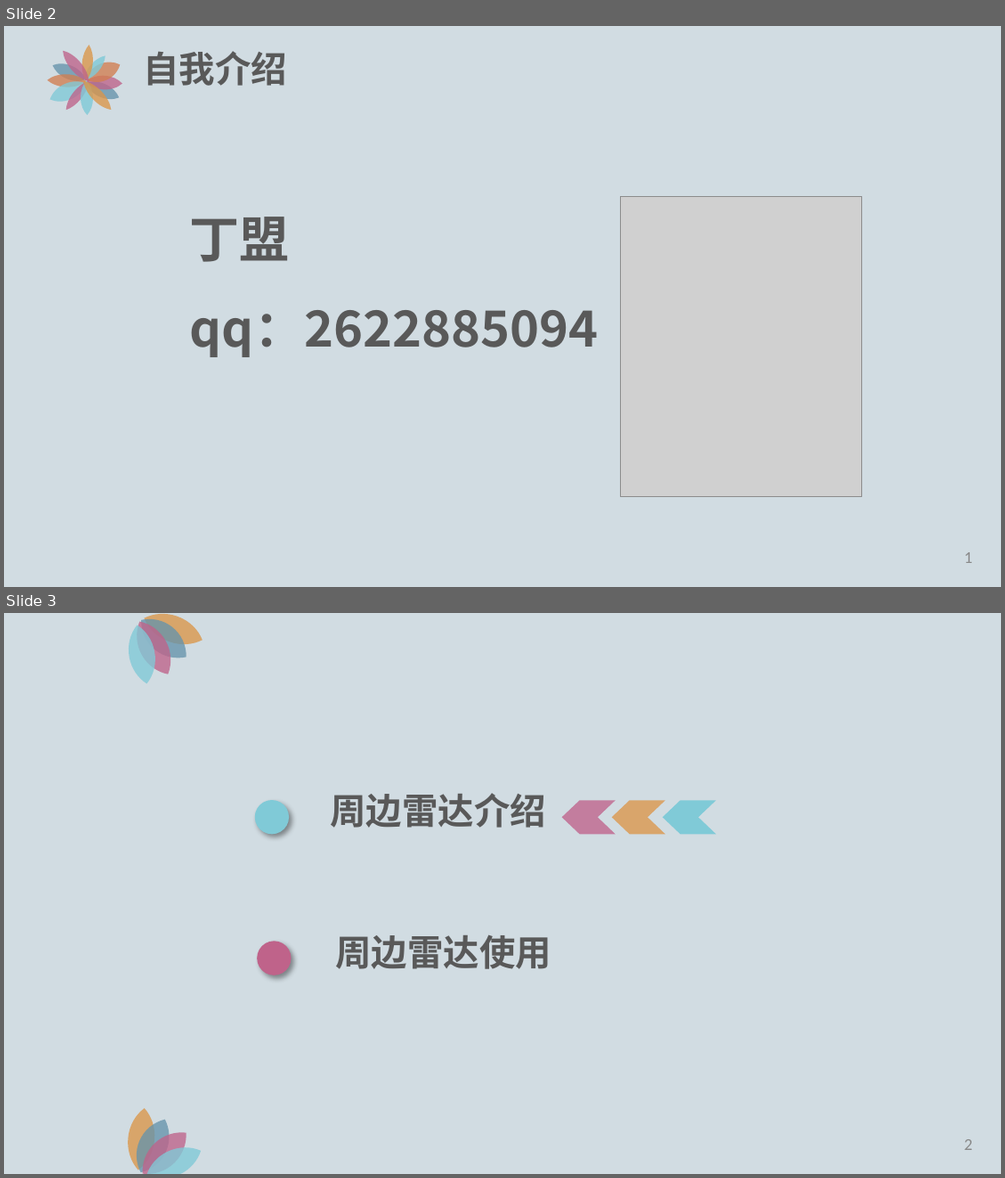
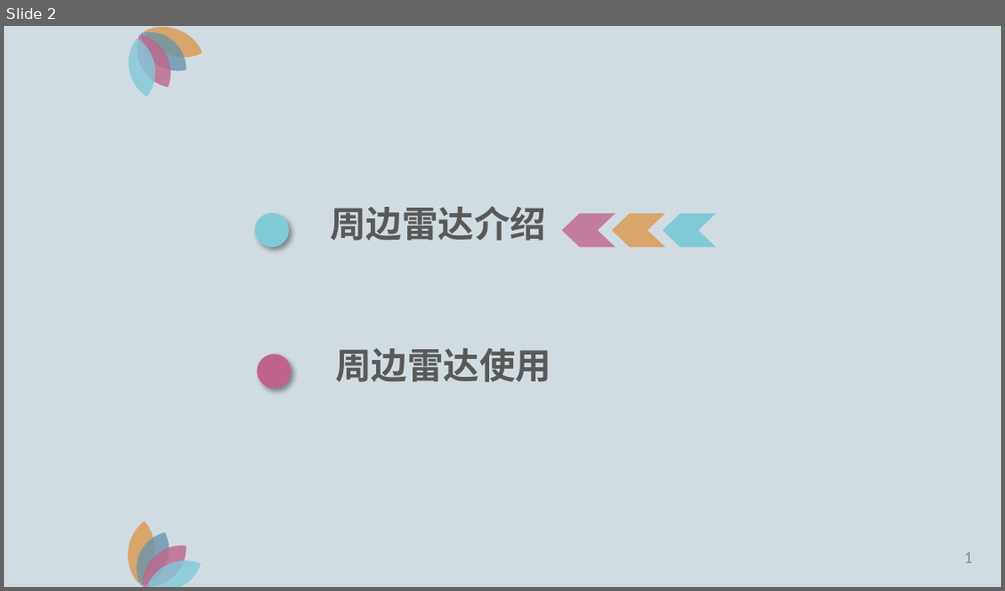
Before and after one commit to edu2act/course-Android-Integrated-Application, a slide deck: ch04-BaiduMap/百度地图PPT/4.5-周边雷达.pptx. Shown one above the other, each under a label of ours: slides 2 and 3 before the commit, slide 2 after it. The pictures are 1005x1178 and 1005x591 pixels, drawn with LibreOffice and Linux fonts; fonts in the diff are those of the drawing; grey boxes stand for pictures. Boxes give left, top, right and bottom in pixels: in the first picture for what was removed or moved away, otherwise in the second. Text is boxed around its words. In the diff, an @@ line names an element or a change of style, - is before the commit and + after.

```diff
--- a/ch04-BaiduMap/百度地图PPT/4.5-周边雷达.pptx
+++ b/ch04-BaiduMap/百度地图PPT/4.5-周边雷达.pptx
@@ slide 2 removed at bbox=[4, 26, 1001, 587], background #D1DCE2 @@
@@ title removed at bbox=[143, 51, 287, 86] @@
-自我介绍
@@ group removed at bbox=[47, 45, 123, 115]: 12 freeform shapes @@
@@ picture removed at bbox=[620, 197, 861, 497] @@
@@ text removed at bbox=[190, 216, 599, 357] @@
-丁盟
-qq：2622885094
@@ page number removed at bbox=[964, 552, 972, 563] @@
-1
@@ what was slide 3 is now slide 2 @@
@@ page number at bbox=[964, 552, 972, 563]: text changed @@
-2
+1
```
Also in this commit, not shown: 3 other files.
